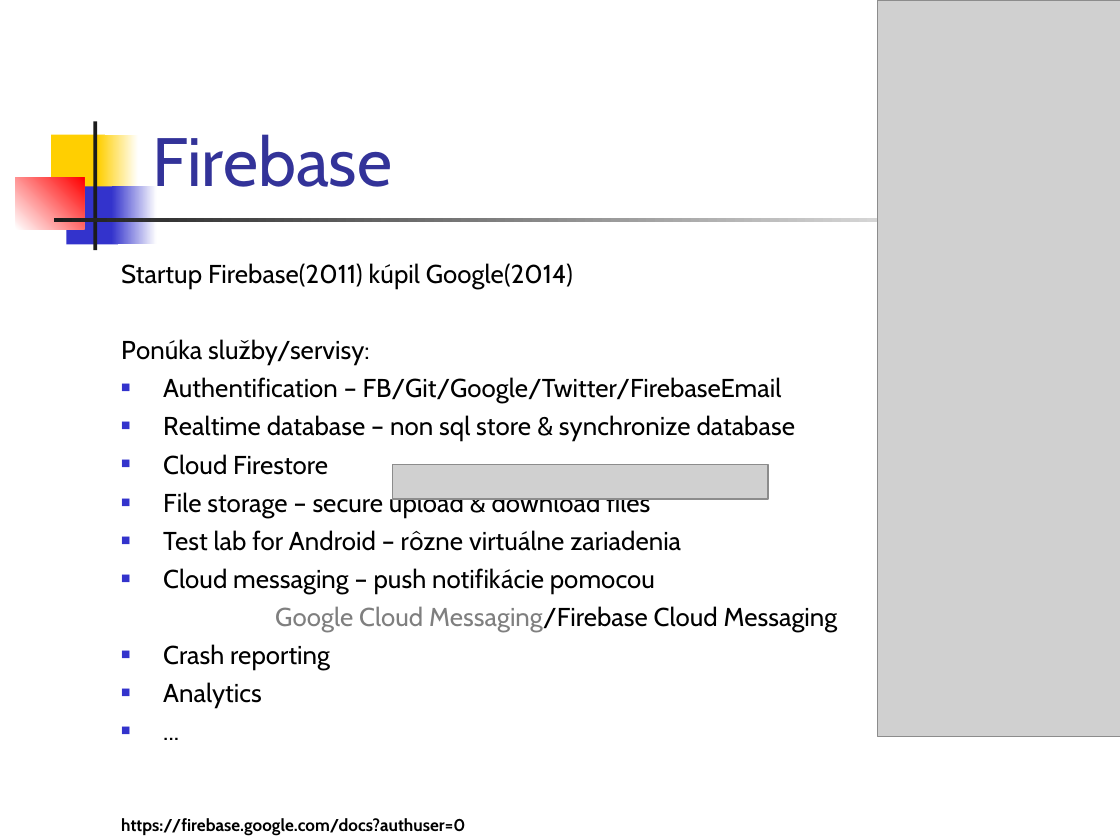
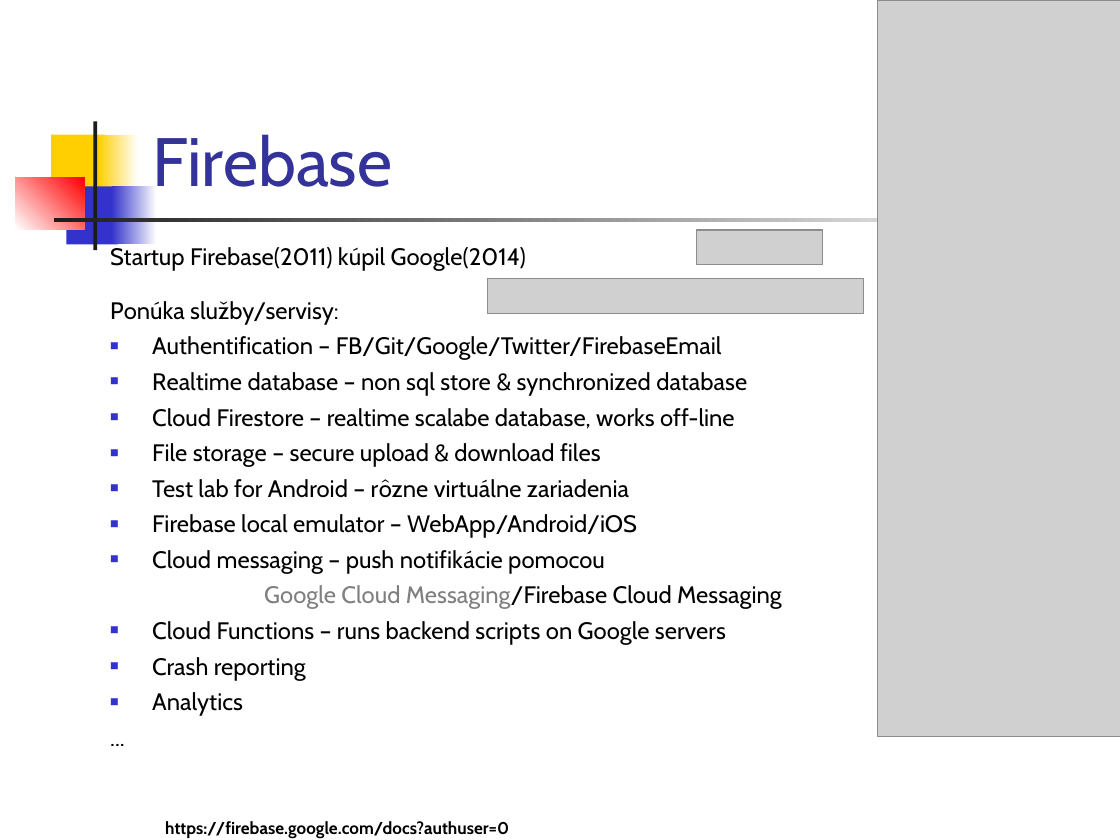
Before and after one commit to vmandro/Prednasky, a slide deck: slide 19 of 12/12_Android.ppt (slide 18 before the commit). Drawn at 1120x840 pixels with LibreOffice and Linux fonts; fonts in the diff are those of the drawing; grey boxes stand for pictures. Boxes give left, top, right and bottom in pixels: in the first picture for what was removed or moved away, otherwise in the second. Text is boxed around its words. In the diff, an @@ line names an element or a change of style, - is before the commit and + after.

```diff
--- a/12/12_Android.ppt
+++ b/12/12_Android.ppt
@@ text "Startup Firebase(2011) kúpil Google(2014)": place and size @@
-text "Startup Firebase(2011) kúpil Google(2014)" at [121,263,838,707]
+text "Startup Firebase(2011) kúpil Google(2014)" at [110,247,782,716]
@@ picture added at [697,230,823,264] @@
@@ text at [110,247,782,716]: size 16.6 to 15.3 pt in "Startup Firebase(2011) kúpil Google(2014)", "Ponúka služby/servisy:", "Authentification – FB/Git/Google/Twitter/FirebaseEmail", "File storage – secure upload & download ..." and 6 more places; bullet ■ to none @@
@@ picture: place and size @@
-picture at [392,464,767,498]
+picture at [488,279,864,314]
@@ text at [152,372,747,429]: text changed; size 16.6 to 15.3 pt @@
-■ Realtime database – non sql store & synchronize database
-■ Cloud Firestore
+■ Realtime database – non sql store & synchronized database
+■ Cloud Firestore – realtime scalabe database, works off-line
@@ text at [152,514,637,538]: paragraph added @@
+■ Firebase local emulator – WebApp/Android/iOS
@@ text at [152,621,726,645]: paragraph added @@
+■ Cloud Functions – runs backend scripts on Google servers
@@ text "https://firebase.google.com/docs?authuser=0": place and size @@
-text "https://firebase.google.com/docs?authuser=0" at [121,818,465,836]
+text "https://firebase.google.com/docs?authuser=0" at [165,821,509,839]
```
Also in this commit, not shown: 18 other slides changed, 1 slide added, 1 other file.
